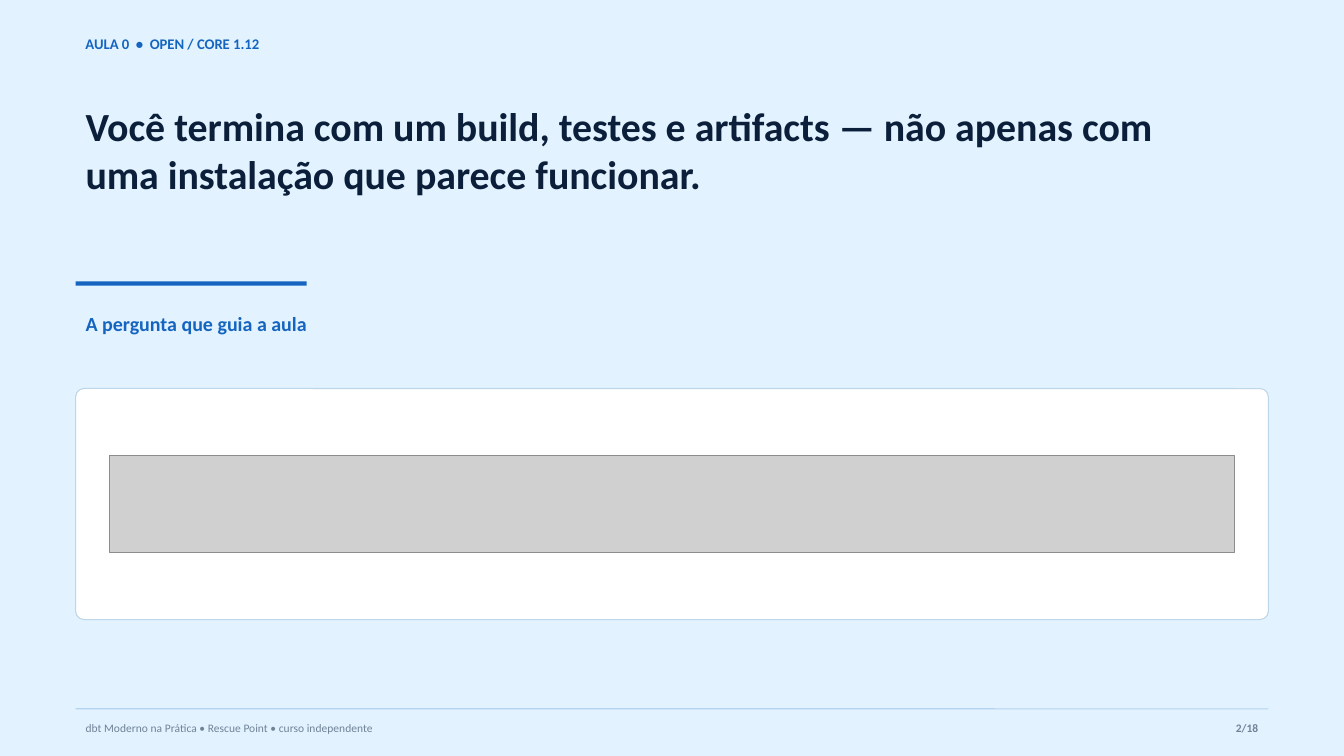
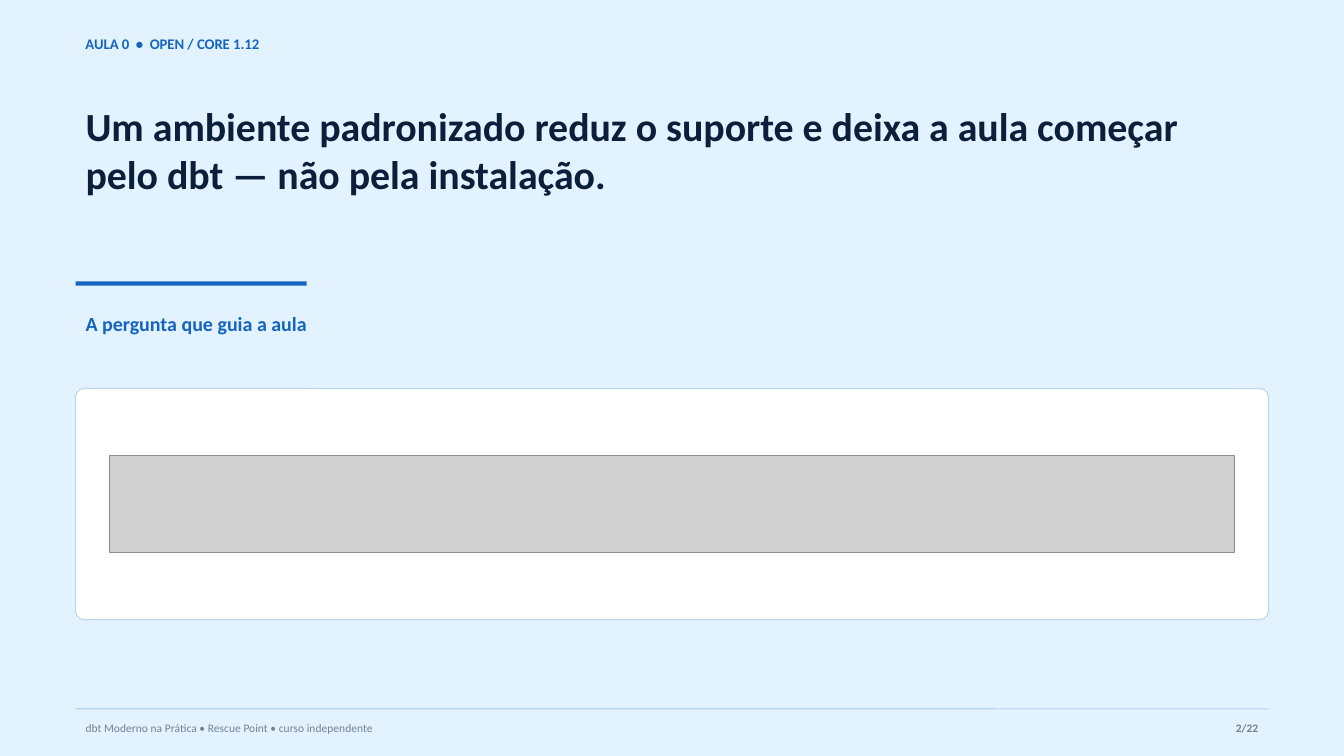
Before and after one commit to AnselmoBorges/dbt-moderno-na-pratica, a slide deck: slide 2 of assets/decks/aula-00-ambiente.pptx. Drawn at 1344x756 pixels with LibreOffice and Linux fonts; fonts in the diff are those of the drawing; grey boxes stand for pictures. Boxes give left, top, right and bottom in pixels: in the first picture for what was removed or moved away, otherwise in the second. Text is boxed around its words. In the diff, an @@ line names an element or a change of style, - is before the commit and + after.

Commit message:
feat: recomenda Codespaces na aula zero

```diff
--- a/assets/decks/aula-00-ambiente.pptx
+++ b/assets/decks/aula-00-ambiente.pptx
@@ text at <box>86,113,1178,196</box>: text changed @@
-Você termina com um build, testes e artifacts — não apenas com uma instalação que parece funcionar.
+Um ambiente padronizado reduz o suporte e deixa a aula começar pelo dbt — não pela instalação.
@@ text at <box>1236,724,1258,732</box>: text changed @@
-2/18
+2/22
```
Also in this commit, not shown: 16 other slides changed, 5 slides added, 1 slide removed, 22 other files.
